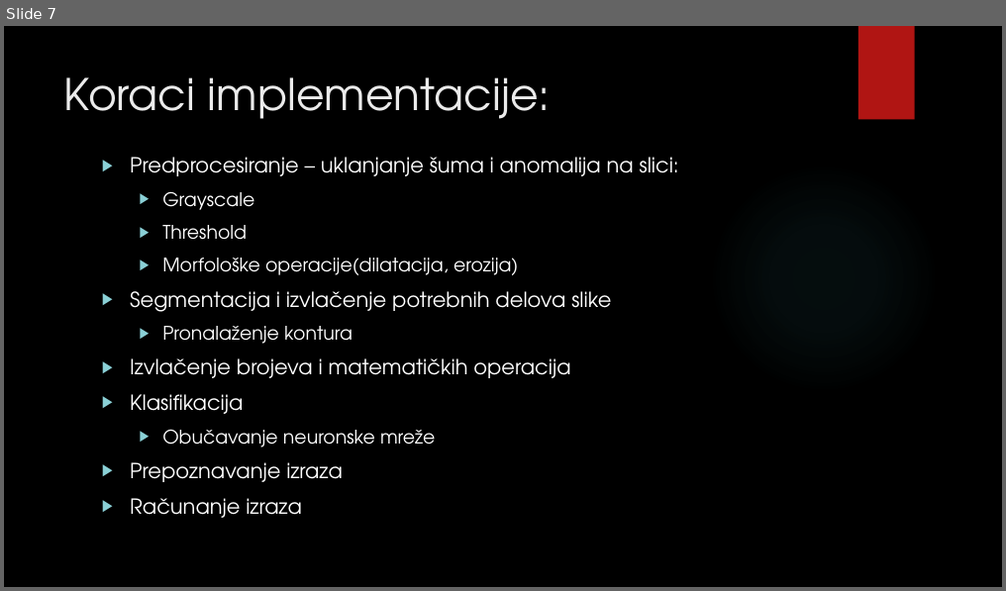
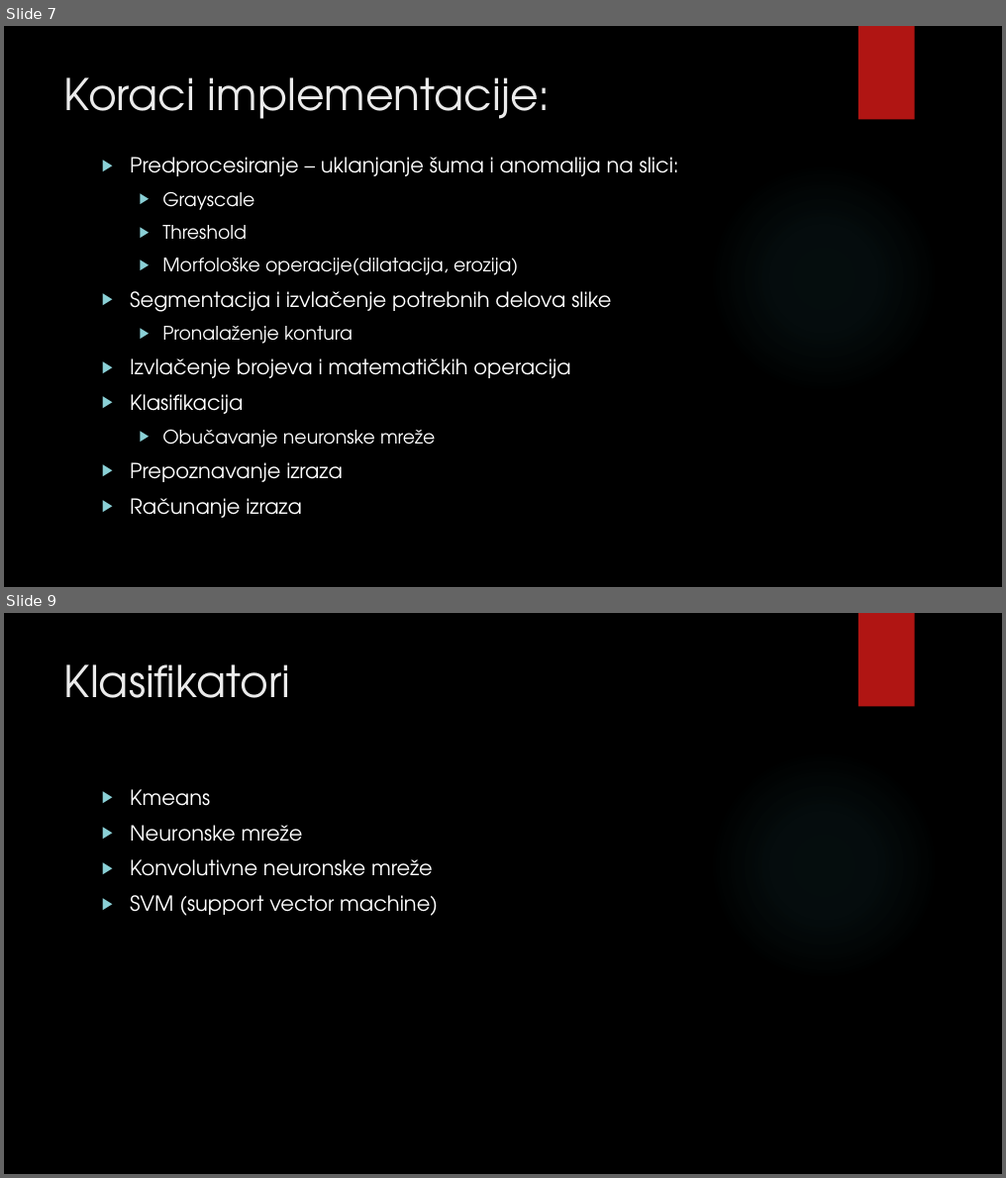
Before and after one commit to davor193/Photo-Calculator, a slide deck: photo_calculator.pptx. Shown one above the other, each under a label of ours: slide 7 before the commit, slides 7 and 9 after it; the slides between them are not shown. The pictures are 1006x591 and 1006x1178 pixels, drawn with LibreOffice and Linux fonts; fonts in the diff are those of the drawing; background and template pictures are left out. Boxes give left, top, right and bottom in pixels: in the first picture for what was removed or moved away, otherwise in the second. Text is boxed around its words. In the diff, an @@ line names an element or a change of style, - is before the commit and + after.

```diff
--- a/photo_calculator.pptx
+++ b/photo_calculator.pptx
@@ slide 9 added at box(4, 613, 1002, 1174), background picture (left out); not listed: 2 template elements that a slide beside it also shows @@
@@ title added at box(64, 664, 290, 698), 42 pt, text #EBEBEB @@
+Klasifikatori
@@ text added at box(130, 789, 438, 916), 20 pt, text #FFFFFF @@
+▶ Kmeans
+▶ Neuronske mreže
+▶ Konvolutivne neuronske mreže
+▶ SVM (support vector machine)
```
Also in this commit, not shown: 1 slide changed, 2 other slides added.
